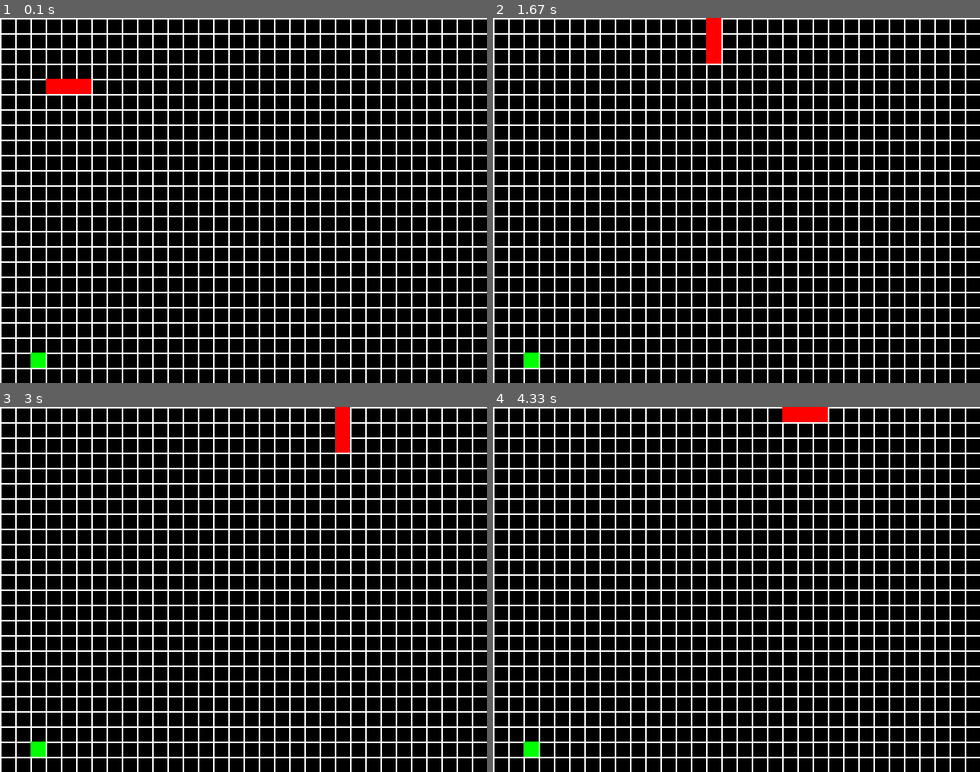
Above: before the commit, frames 1-4 (two rows, left to right).
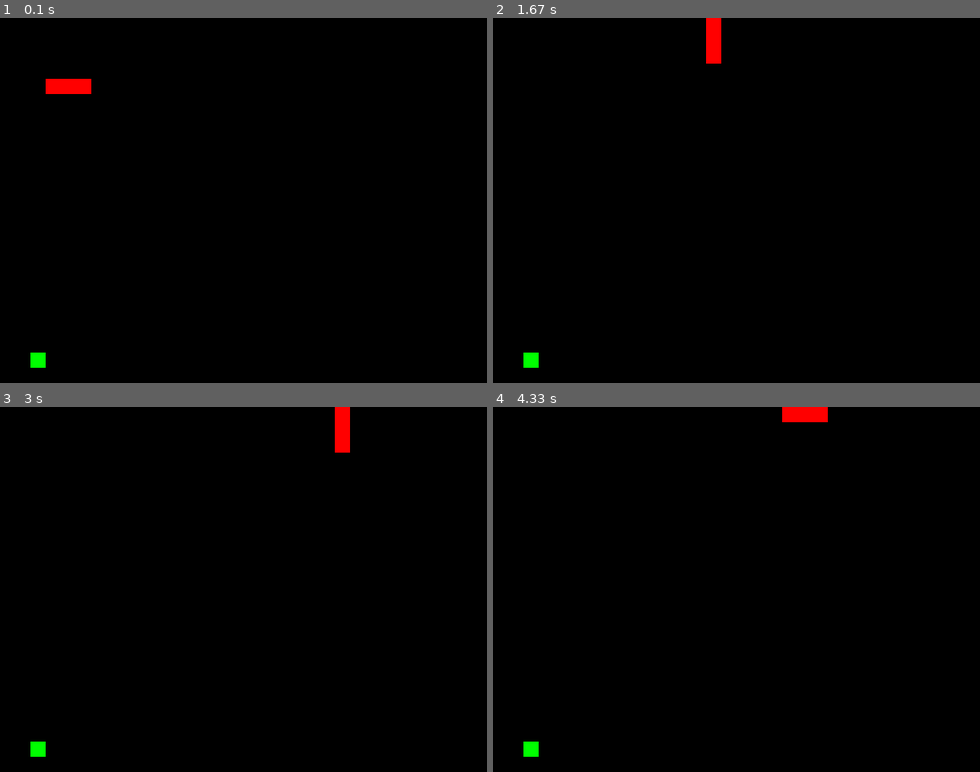
Above: after the commit, the same moments.

Repository: rozza368/pygame-snake
Game: pygame game, started from main.py
The game is run twice, just before and just after one commit, with the same random seed, the same clock (stepped at 60 frames per second) and the same inputs.
Inputs:
- Up to frame 1 (0.1 s): no input
- Up to frame 2 (1.67 s): tap Enter at 0.33 s; hold Up 1.17-1.63 s
- Up to frame 3 (3 s): hold Right 1.67-2.13 s; hold Left 2.17-2.7 s; hold Down from 2.73 s (still down)
- Up to frame 4 (4.33 s): release Down at 3.07 s; hold Left 3.1-3.5 s; hold Up 3.53-3.9 s; hold Right from 3.93 s (still down)

The runs differ from the first frame. In frame 1, 19% of the frame differs, in the area x 0-100%, y 0-100%; in frame 2, 19%; in frame 3, 19%; in frame 4, 19%.

Commit message:
Added ability to lose

Diff:
--- a/main.py
+++ b/main.py
@@ -44,14 +44,16 @@
                 break
 
 
-    def game_over(self):
+    def game_over(self, reason=""):
         # placeholder
+        print(f"Game over! {reason}")
         pygame.quit()
         exit()
 
 
     def main(self):
         keep_last = False
+        draw_grid = False
         self.direction = "r"
 
         while True:
@@ -60,8 +62,6 @@
                     pygame.quit()
                     exit()
                 if event.type == KEYDOWN:
-                    print("key pressed")
-
                     if event.key == K_UP and not self.direction == "d":
                         self.direction = "u"
                     elif event.key == K_DOWN and not self.direction == "u":
@@ -70,7 +70,6 @@
                         self.direction = "l"
                     elif event.key == K_RIGHT and not self.direction == "l":
                         self.direction = "r"
-                    print(self.direction)
 
             self.display.fill(self.colors["BLACK"])
 
@@ -91,21 +90,35 @@
                 del self.snake[-1]
             keep_last = False
 
+            snake_head = self.snake[0]
             # apple collision
-            if self.snake[0] == self.apple_pos:
+            if snake_head == self.apple_pos:
                 self.points += 1
                 self.create_apple()
                 keep_last = True
 
+
+            # self collision
+            if snake_head in self.snake[2:]:
+                print(self.snake[0], self.snake[1:])
+                self.game_over("Collided with self.")
+
+
+            # edge collision
+
+            if snake_head[0] < 0 or snake_head[1] < 0 or snake_head[0] > self.max_w or snake_head[1] > self.max_h:
+                self.game_over("Went out of bounds.")
+
+
             ### START DRAWING
+            if draw_grid:
+                # draw vertical lines
+                for i in range(0, self.sw, self.grid_size):
+                    pygame.draw.line(self.display, self.colors["WHITE"], (i, 0), (i, self.sh), 2)
 
-            # draw vertical lines
-            for i in range(0, self.sw, self.grid_size):
-                pygame.draw.line(self.display, self.colors["WHITE"], (i, 0), (i, self.sh), 2)
-
-            # draw horizontal lines
-            for i in range(0, self.sh, self.grid_size):
-                pygame.draw.line(self.display, self.colors["WHITE"], (0, i), (self.sw, i), 2)
+                # draw horizontal lines
+                for i in range(0, self.sh, self.grid_size):
+                    pygame.draw.line(self.display, self.colors["WHITE"], (0, i), (self.sw, i), 2)
 
             # draw snake
             for segment in self.snake:
@@ -121,4 +134,5 @@
             self.clock.tick(self.fps)
 
 
+
 Game().main()
